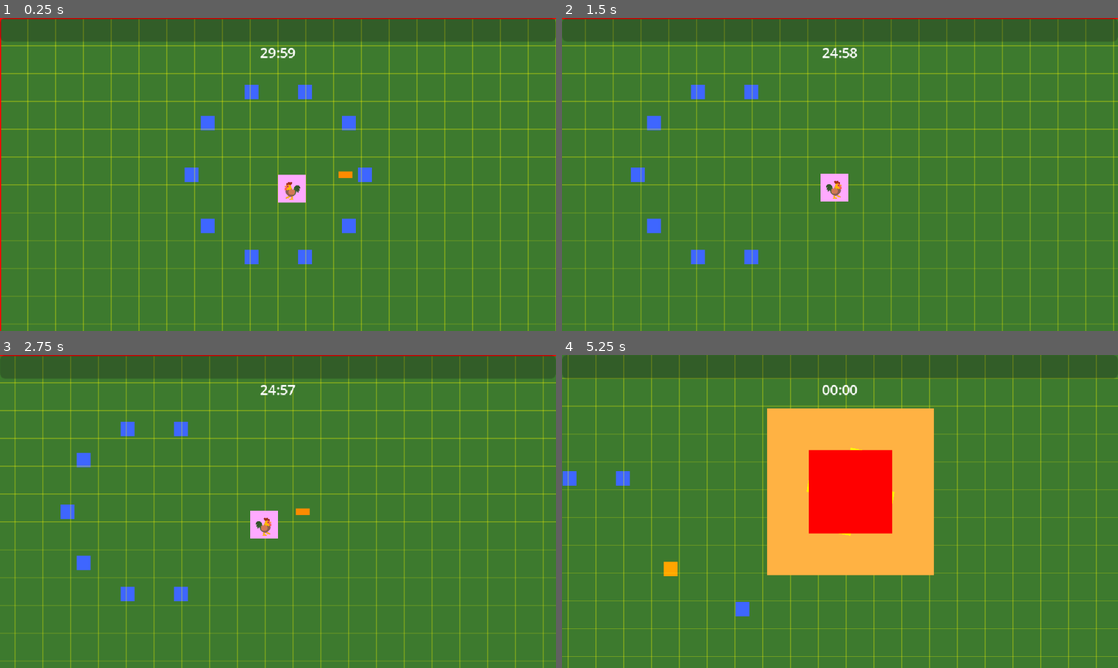
Above: before the commit, frames 1-4 (two rows, left to right).
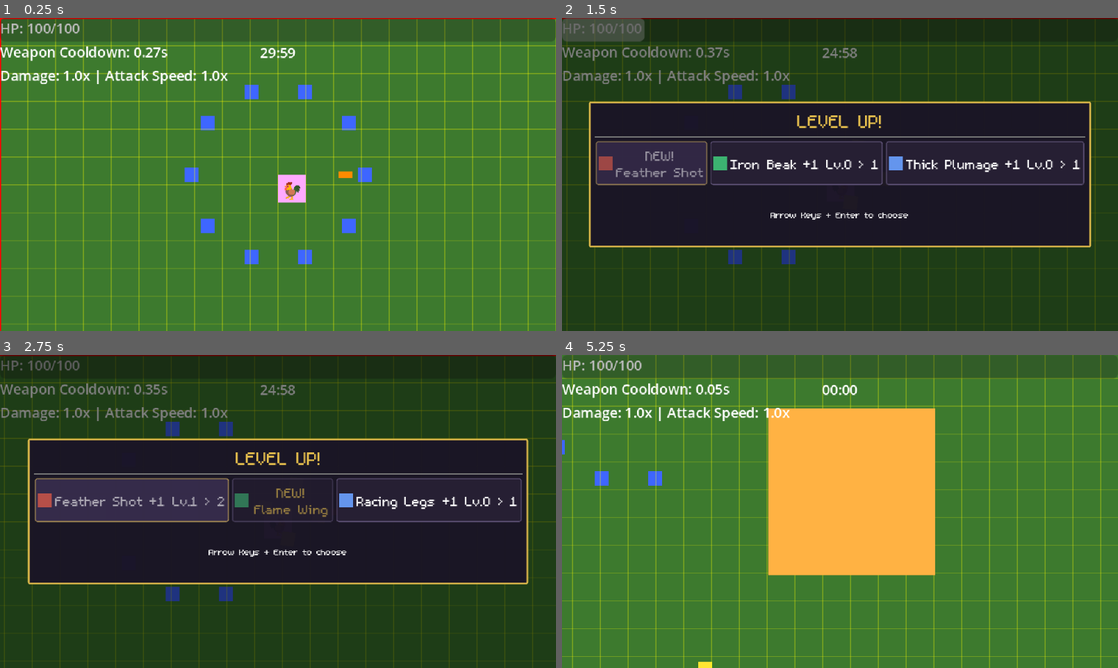
Above: after the commit, the same moments.

Repository: thejoshyee/sarimanok-game
Game: Godot game, scene res://main.tscn
Same seed, same stepped clock (60 frames per second), same inputs: the game is played once before the commit and once after it.
Inputs (mouse positions are in pixels of both pictures, inside the frame that each line leads up to):
- Up to frame 1 (0.25 s): no input
- Up to frame 2 (1.5 s): tap Enter (ui_accept) at 0.5, 0.77 s; hold Right (move_right) 0.53-1.25 s; hold 1 0.53-1.25 s; click (673, 161) at 1.25 s, where only the run after the commit has a clickable "NEW! Spiral Feathers"
- Up to frame 3 (2.75 s): click (88, 498) at 2 s, where only the run after the commit has a clickable "NEW! Feather Shot"
- Up to frame 4 (5.25 s): click (845, 498) at 2.75 s, where only the run after the commit has a clickable "NEW! Flame Wing"; hold S (move_down) 3.53-4.28 s; tap 2 at 3.6 s; tap Enter (ui_accept) at 3.77 s; hold Right (move_right) 4.28-5.03 s; hold 3 4.28-5.03 s; hold Up (move_up) from 5.03 s (still down); tap 4 at 5.1 s

The runs differ from the first frame. In frame 1, 1.4% of the frame differs, in the area x 0-41%, y 1-22%; in frame 2, 99%; in frame 3, 100%, in the area x 0-100%, y 0-100%; in frame 4, 15%.
Error before the commit: Invalid access to property or key 'current_hp' on a base object of type 'CharacterBody2D (player.gd)'. (res://scripts/ui/hud.gd:24)

Commit message:
refactor(hud): bind HP label to HealthComponent.health_changed
Stops per-frame polling of player.current_hp. Also fixes a latent bug
where the max HP shown ignored Thick Plumage — component.max_hp is the
effective cap, so the bonus now appears in the HUD.

Diff:
--- a/game/scripts/ui/hud.gd
+++ b/game/scripts/ui/hud.gd
@@ -18,10 +18,11 @@
 
 
 func _ready() -> void:
-	# find the player and connect to it
 	var player = get_tree().get_first_node_in_group("player")
 	if player:
-		update_hp(player.current_hp, player.stats.max_hp)
+		player.health_component.health_changed.connect(update_hp)
+		update_hp(player.health_component.current_hp, player.health_component.max_hp)
+
 
 	# Connect to XP signal — "ring the bell, HUD listens"
 	ProgressionManager.xp_changed.connect(_on_xp_changed)
@@ -39,10 +40,8 @@
 	var remaining := 1800.0 - GameTimer.elapsed_time
 	timer_label.text = format_time(max(remaining, 0.0))
 
-	# update HP display every frame
 	var player = get_tree().get_first_node_in_group("player")
 	if player:
-		update_hp(player.current_hp, player.stats.max_hp)
 		update_weapon_stats(player)
 
 func update_hp(current: float, max_hp: float) -> void:
Not shown, changed: .taskmaster/tasks/tasks.json
